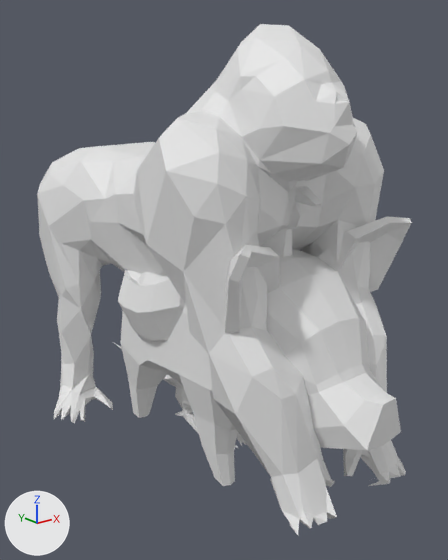
Two versions of the OBJ model final_project4/Assets/Mesh/Gorilla/Walk/Gorilla_000011.obj, one commit apart.
Camera for both pictures: a 50 mm camera at (-2.0, -2.59, 1.96) aimed at (0.03, -0.05, 0.94). Lighting does not change. The marker at lower left points along +X, +Y and +Z. Where no turn or scale is listed for an object, it has been applied to the vertices.

The first picture shows '10664_Gorilla_v2', 'Chicken', 'grp1_Mesh', 'pig'.
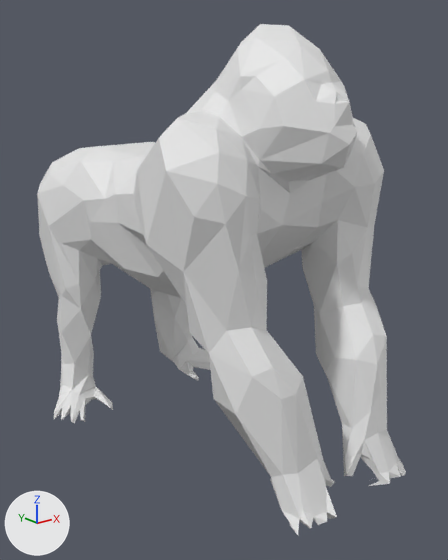
What differs and where, as boxes [x1, y1, x2, y2] in the pictures (448 x 560 px):
```json
{"object": "pig", "change": "deleted", "before": [121, 216, 412, 486]}
{"object": "Chicken", "change": "deleted", "before": [118, 180, 322, 434]}
{"object": "grp1_Mesh", "change": "deleted", "before": [113, 342, 247, 450]}
```

The change, as JSON lines over the scene's bpy script:
```json
{"op": "remove", "block": "ob_chicken", "code": ["ob_chicken = bpy.data.objects.new('Chicken', me_chicken)", "ob_chicken.location = (0.0, 0.0, 0.0)"]}
{"op": "remove", "block": "ob_grp1_mesh", "code": ["ob_grp1_mesh = bpy.data.objects.new('grp1_Mesh', me_grp1_mesh)", "ob_grp1_mesh.location = (0.0, 0.0, 0.0)"]}
{"op": "remove", "block": "ob_pig", "code": ["ob_pig = bpy.data.objects.new('pig', me_pig)", "ob_pig.location = (0.0, 0.0, 0.0)"]}
```
